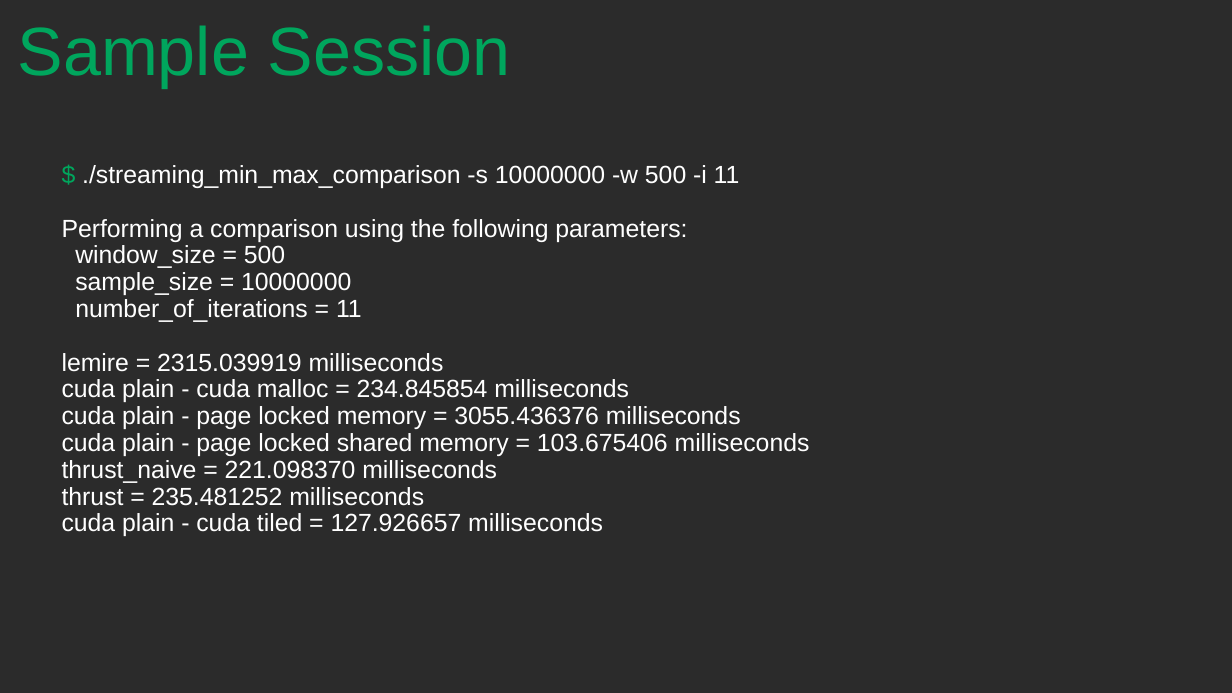
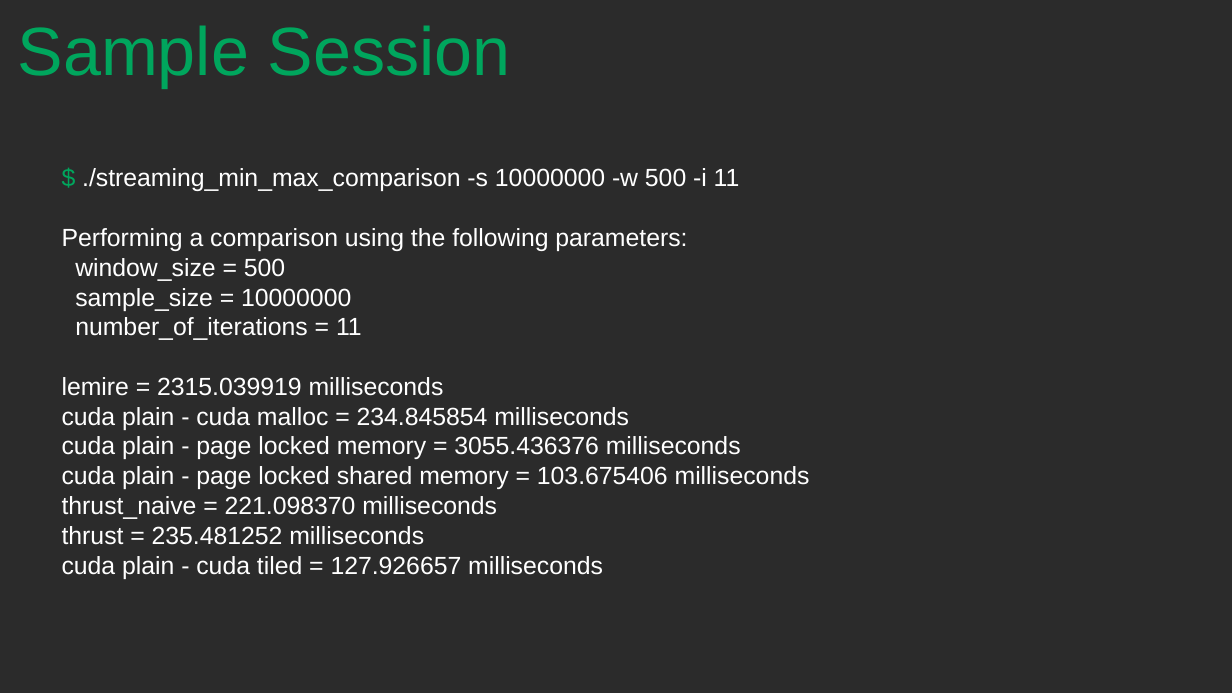
Before and after one commit to dschoerk/GPU_Arch_SS19, a slide deck: slide 4 of GPU_Architecture_Final_Presentation.odp. Drawn at 1232x693 pixels with LibreOffice and Linux fonts; fonts in the diff are those of the drawing; background and template pictures are left out; a plain dark background stands for a picture behind light text. Boxes give left, top, right and bottom in pixels: in the first picture for what was removed or moved away, otherwise in the second. Text is boxed around its words. In the diff, an @@ line names an element or a change of style, - is before the commit and + after.

```diff
--- a/GPU_Architecture_Final_Presentation.odp
+++ b/GPU_Architecture_Final_Presentation.odp
@@ text "$ ./streaming_min_max_comparison -s 10000000 -w ..." at (62,168,810,579): line spacing 0.9 to 1 @@
```
Also in this commit, not shown: 16 other slides changed, 1 slide added, 2 slides removed.
